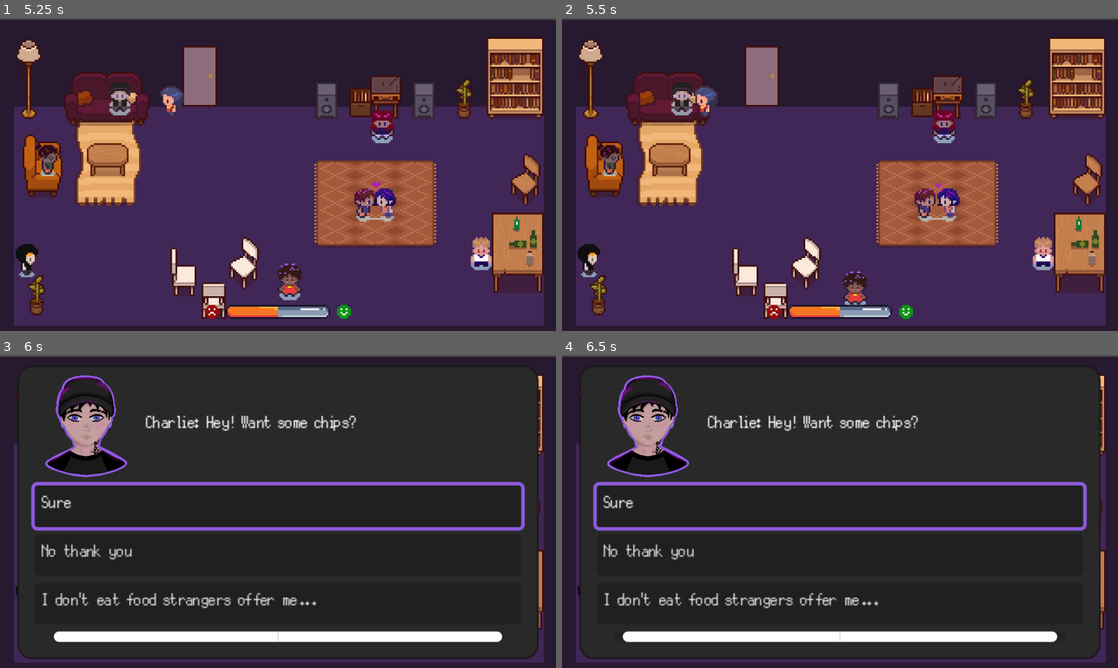
Above: before the commit, frames 1-4 (two rows, left to right).
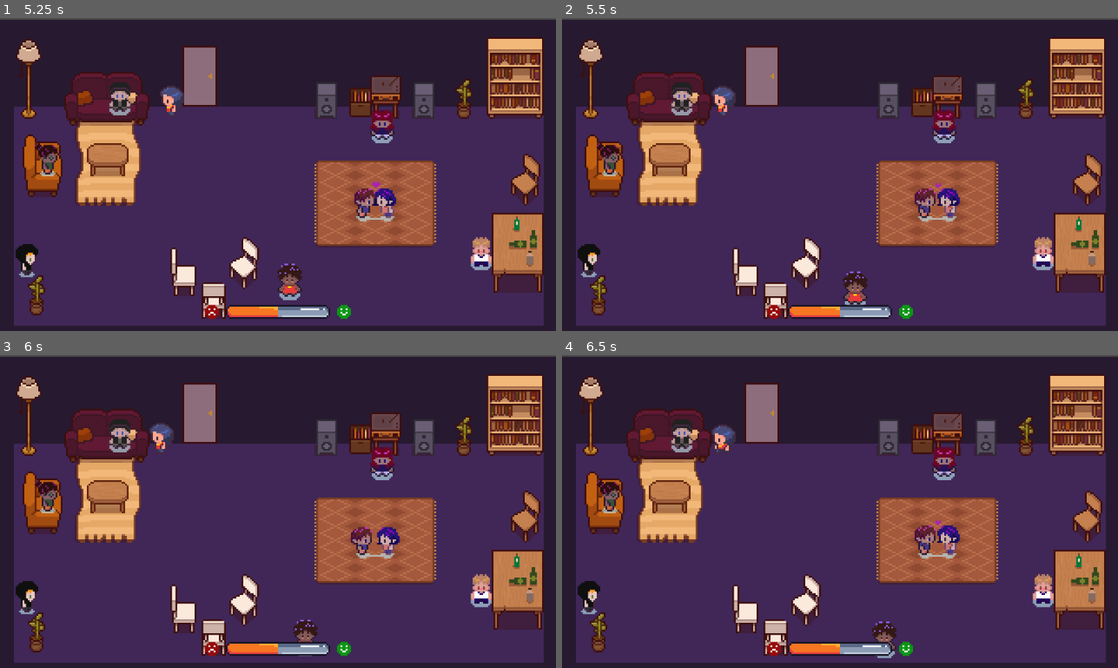
Above: after the commit, the same moments.

Repository: LaClimSx/between-the-lines
Game: Godot game, scene res://scenes/title_screen.tscn
Same seed, same stepped clock (60 frames per second), same inputs: the game is played once before the commit and once after it.
Inputs (mouse positions are in pixels of both pictures, inside the frame that each line leads up to):
- Up to frame 1 (5.25 s): click (211, 265) at 0.5 s; click "Next" at 1.25 s; click "See you later…" at 2 s; click "Next" at 2.75 s; hold Space (interact) 3.53-4.28 s; hold W (up) 3.53-5.03 s; tap Space (interact) at 4.35 s; hold A (left) from 5.03 s (still down); hold Space (interact) from 5.03 s (still down)
- Up to frame 2 (5.5 s): keep holding A (left); keep holding Space (interact)
- Up to frame 3 (6 s): keep holding A (left); release Space (interact) at 5.78 s; tap Space (interact) at 5.85 s
- Up to frame 4 (6.5 s): keep holding A (left)

Frame 1 is identical in both runs. In frame 2, 0.5% of the frame differs, in the area x 23-32%, y 21-32%; in frame 3, 71%; in frame 4, 71%, in the area x 3-97%, y 6-98%.

Commit message:
feat: objet collisions

Diff:
--- a/scenes/main.tscn
+++ b/scenes/main.tscn
@@ -27,6 +27,29 @@
 [ext_resource type="PackedScene" uid="uid://bejtqam34ts7h" path="res://scenes/progress_bar.tscn" id="19_0ld40"]
 [ext_resource type="Theme" uid="uid://b7f08ixy72g71" path="res://assets/theme.tres" id="27_2f3dj"]
 
+[sub_resource type="RectangleShape2D" id="RectangleShape2D_2wyq8"]
+size = Vector2(33, 45)
+
+[sub_resource type="RectangleShape2D" id="RectangleShape2D_vxglm"]
+size = Vector2(30, 35)
+
+[sub_resource type="RectangleShape2D" id="RectangleShape2D_2f3dj"]
+size = Vector2(24, 13)
+
+[sub_resource type="RectangleShape2D" id="RectangleShape2D_yq6so"]
+size = Vector2(68, 21)
+
+[sub_resource type="CapsuleShape2D" id="CapsuleShape2D_2wyq8"]
+radius = 4.0
+height = 13.0
+
+[sub_resource type="CapsuleShape2D" id="CapsuleShape2D_vxglm"]
+radius = 4.0
+height = 13.0
+
+[sub_resource type="RectangleShape2D" id="RectangleShape2D_fv21b"]
+size = Vector2(14, 15)
+
 [sub_resource type="CapsuleShape2D" id="CapsuleShape2D_jkv2x"]
 radius = 5.999178
 height = 27.996185
@@ -55,9 +78,81 @@
 offset_right = 320.0
 offset_bottom = 181.0
 texture = ExtResource("2_0ld40")
+metadata/_edit_lock_ = true
 
 [node name="Player" parent="." unique_id=1711175431 instance=ExtResource("2_0wfyh")]
 position = Vector2(114, 54)
+
+[node name="Furniture" type="Node" parent="." unique_id=994034929]
+
+[node name="Bookshelf" type="StaticBody2D" parent="Furniture" unique_id=948138631]
+position = Vector2(296.5, 34.5)
+
+[node name="CollisionShape2D" type="CollisionShape2D" parent="Furniture/Bookshelf" unique_id=1703983631]
+shape = SubResource("RectangleShape2D_2wyq8")
+debug_color = Color(0, 0.627451, 0.5019608, 0.2784314)
+
+[node name="Table" type="StaticBody2D" parent="Furniture" unique_id=1588291473]
+position = Vector2(297.5, 129.5)
+
+[node name="CollisionShape2D" type="CollisionShape2D" parent="Furniture/Table" unique_id=649985082]
+shape = SubResource("RectangleShape2D_vxglm")
+debug_color = Color(0, 0.627451, 0.5019608, 0.2784314)
+
+[node name="TableSmall" type="StaticBody2D" parent="Furniture" unique_id=800763843]
+position = Vector2(62, 78.5)
+
+[node name="CollisionShape2D" type="CollisionShape2D" parent="Furniture/TableSmall" unique_id=624266442]
+shape = SubResource("RectangleShape2D_2f3dj")
+debug_color = Color(0, 0.627451, 0.5019608, 0.2784314)
+
+[node name="Speakers" type="StaticBody2D" parent="Furniture" unique_id=2041769725]
+position = Vector2(216, 47.5)
+
+[node name="CollisionShape2D" type="CollisionShape2D" parent="Furniture/Speakers" unique_id=628073320]
+shape = SubResource("RectangleShape2D_yq6so")
+debug_color = Color(0, 0.627451, 0.5019608, 0.2784314)
+
+[node name="Sofa" type="StaticBody2D" parent="Furniture" unique_id=2012980441]
+position = Vector2(62, 48.5)
+
+[node name="CollisionShape2D" type="CollisionShape2D" parent="Furniture/Sofa" unique_id=1003915637]
+position = Vector2(-21, 2)
+shape = SubResource("CapsuleShape2D_2wyq8")
+debug_color = Color(0, 0.627451, 0.5019608, 0.2784314)
+
+[node name="CollisionShape2D2" type="CollisionShape2D" parent="Furniture/Sofa" unique_id=1515304560]
+position = Vector2(20, 2)
+shape = SubResource("CapsuleShape2D_vxglm")
+debug_color = Color(0, 0.627451, 0.5019608, 0.2784314)
+
+[node name="WhiteChairs" type="StaticBody2D" parent="Furniture" unique_id=1589697238]
+position = Vector2(123, 147.5)
+
+[node name="CollisionPolygon2D" type="CollisionPolygon2D" parent="Furniture/WhiteChairs" unique_id=900968066]
+polygon = PackedVector2Array(-24, -14.5, -22, -14.5, -22, -4.5, -11, -4.5, -11, 6.5, -24, 6.5)
+
+[node name="CollisionPolygon2D2" type="CollisionPolygon2D" parent="Furniture/WhiteChairs" unique_id=1247147677]
+polygon = PackedVector2Array(9, -6.5, 17, -10.5, 17, -21.5, 25, -15.5, 25, -3.5, 17, 2.5)
+
+[node name="CollisionShape2D" type="CollisionShape2D" parent="Furniture/WhiteChairs" unique_id=1771090627]
+position = Vector2(0, 12)
+shape = SubResource("RectangleShape2D_fv21b")
+debug_color = Color(0, 0.627451, 0.5019608, 0.2784314)
+
+[node name="Armchair" type="StaticBody2D" parent="Furniture" unique_id=176626666]
+position = Vector2(25, 85.5)
+
+[node name="CollisionPolygon2D" type="CollisionPolygon2D" parent="Furniture/Armchair" unique_id=1900531474]
+polygon = PackedVector2Array(-10, -17.5, -5, -17.5, -4, -13.5, 10, -13.5, 10, 13.5, -10, 13.5, -11, -5.5)
+
+[node name="WoodenChair" type="StaticBody2D" parent="Furniture" unique_id=2010053754]
+position = Vector2(301.5, 94.5)
+
+[node name="CollisionPolygon2D2" type="CollisionPolygon2D" parent="Furniture/WoodenChair" unique_id=978158541]
+position = Vector2(-17.929691, 5.3958297)
+scale = Vector2(1.0546873, 1.0416665)
+polygon = PackedVector2Array(9, -6.5, 17, -10.5, 17, -21.5, 25, -15.5, 25, -3.5, 17.47409, -2.7799911)
 
 [node name="NPCs" type="Node" parent="." unique_id=1065737768]
 
